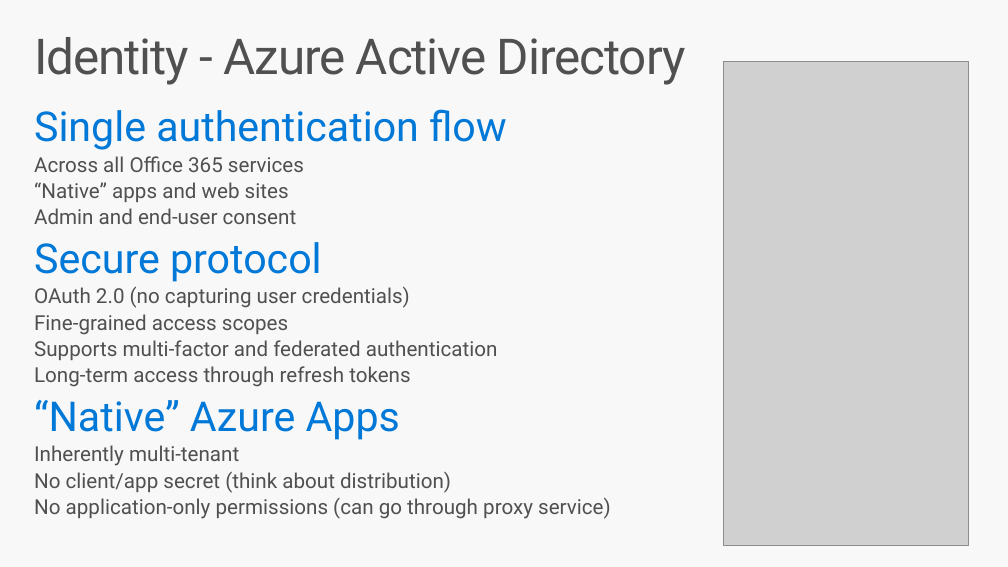
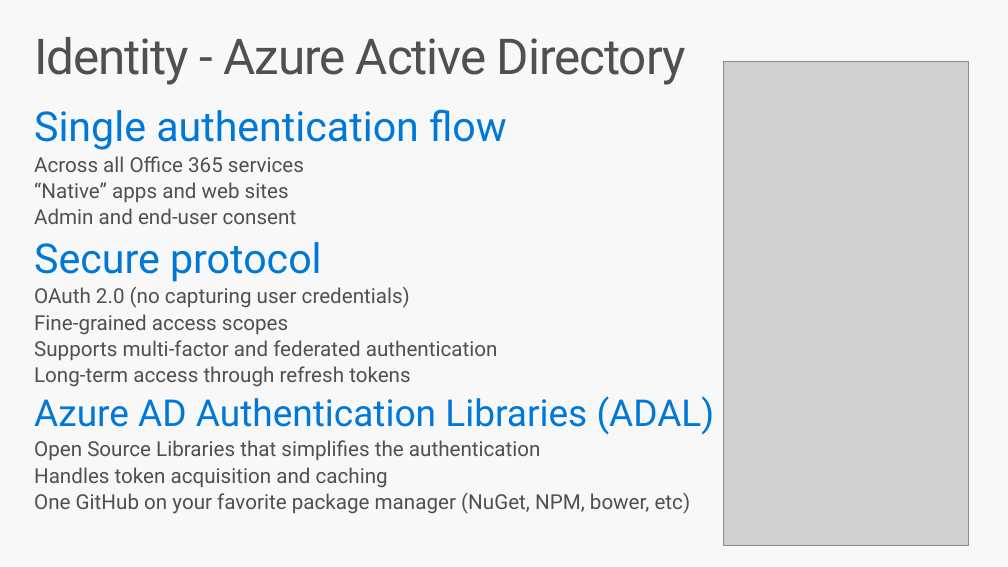
Before and after one commit to Microsoft-Build-2016/CodeLabs-Office, a slide deck: slide 7 of Module1-MsGraphMobile/Slides/Module1-MsGraphMobile.pptx. Drawn at 1008x567 pixels with LibreOffice and Linux fonts; fonts in the diff are those of the drawing; grey boxes stand for pictures. Boxes give left, top, right and bottom in pixels: in the first picture for what was removed or moved away, otherwise in the second. Text is boxed around its words. In the diff, an @@ line names an element or a change of style, - is before the commit and + after.

```diff
--- a/Module1-MsGraphMobile/Slides/Module1-MsGraphMobile.pptx
+++ b/Module1-MsGraphMobile/Slides/Module1-MsGraphMobile.pptx
@@ text at (34,396,715,514): text changed @@
-“Native” Azure Apps
-  Inherently multi-tenant
-  No client/app secret (think about distribution)
-  No application-only permissions (can go through proxy service)
+Azure AD Authentication Libraries (ADAL)
+  Open Source Libraries that simplifies the authentication
+  Handles token acquisition and caching
+  One GitHub on your favorite package manager (NuGet, NPM, bower, etc)
```
Also in this commit, not shown: 1 other slide changed, 1 slide removed, 10 other files.
